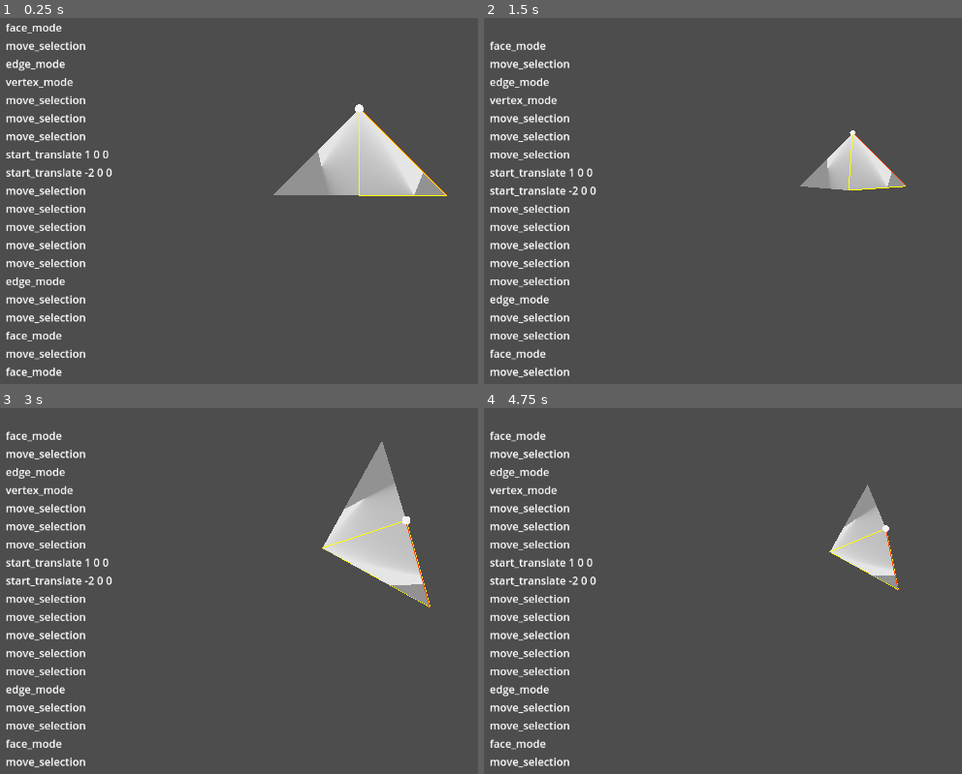
Above: before the commit, frames 1-4 (two rows, left to right).
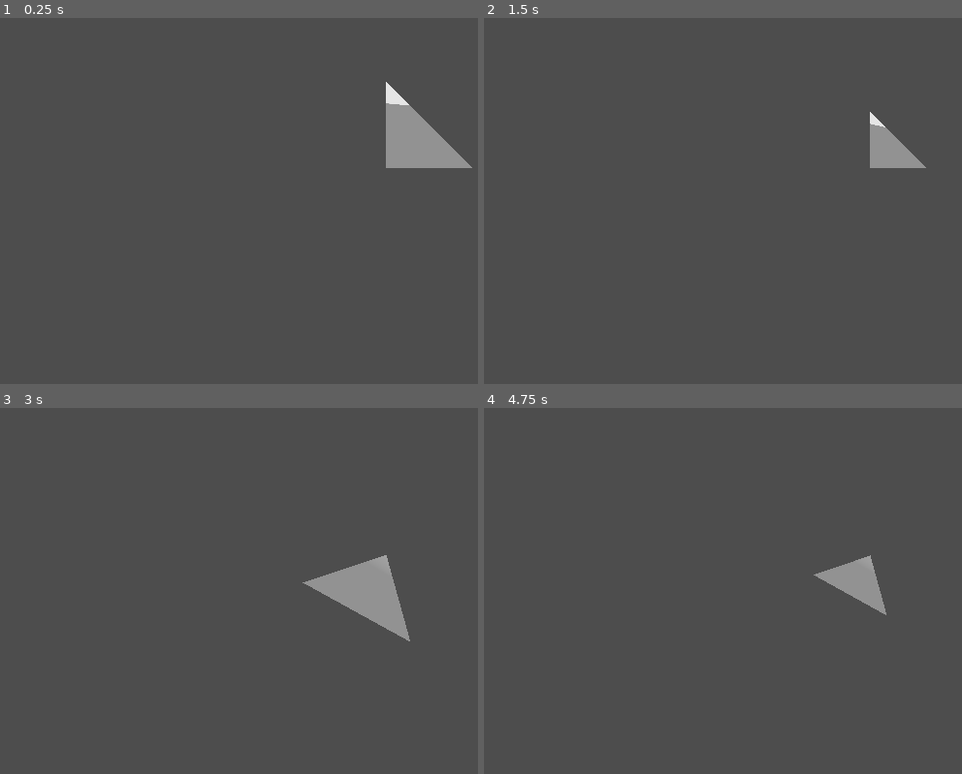
Above: after the commit, the same moments.

Repository: Y-o-p/gizmo
Game: Godot game, scene res://scenes/main.tscn
Same seed, same stepped clock (60 frames per second), same inputs: the game is played once before the commit and once after it.
Inputs (mouse positions are in pixels of both pictures, inside the frame that each line leads up to):
- Up to frame 1 (0.25 s): no input
- Up to frame 2 (1.5 s): tap Enter at 0.5 s; move the mouse to (outside the picture) at 0.52 s; click (outside the picture) at 0.6 s; tap Space (swap_projection) at 1.25 s; move the mouse to (713, 190) at 1.27 s; tap P (pop_command_stack) at 1.35 s
- Up to frame 3 (3 s): click (229, 580) at 1.55 s; tap Enter at 2 s; move the mouse to (463, 462) at 2.02 s; hold Middle mouse button (rotate_mode) 2.03-2.78 s; click (463, 462) at 2.3 s; tap Space (swap_projection) at 2.75 s; move the mouse to (377, 565) at 2.77 s; click (377, 565) at 2.85 s
- Up to frame 4 (4.75 s): tap Enter at 3.5 s; move the mouse to (outside the picture) at 3.52 s; hold Space (swap_projection) 3.53-4.28 s; click (outside the picture) at 3.8 s; move the mouse to (636, 492) at 4.27 s; tap Mouse wheel up (zoom_in) at 4.35 s; click (636, 492) at 4.55 s

The runs differ from the first frame. In frame 1, 10% of the frame differs, in the area x 1-99%, y 1-99%; in frame 2, 6.2%; in frame 3, 10%, in the area x 1-91%, y 6-99%; in frame 4, 6.5%.

Commit message:
[#5] Added the split command (s).

Diff:
--- a/gizmo/project.godot
+++ b/gizmo/project.godot
@@ -77,7 +77,7 @@
 "events": [Object(InputEventKey,"resource_local_to_scene":false,"resource_name":"","device":-1,"window_id":0,"alt_press …(192 unchanged characters)…
 ]
 }
-start_translate={
+translate={
 "deadzone": 0.2,
 "events": [Object(InputEventKey,"resource_local_to_scene":false,"resource_name":"","device":0,"window_id":0,"alt_presse …(189 unchanged characters)…
 ]
@@ -107,3 +107,8 @@
 "events": [Object(InputEventKey,"resource_local_to_scene":false,"resource_name":"","device":-1,"window_id":0,"alt_press …(192 unchanged characters)…
 ]
 }
+split={
+"deadzone": 0.2,
+"events": [Object(InputEventKey,"resource_local_to_scene":false,"resource_name":"","device":-1,"window_id":0,"alt_pressed":false,"shift_pressed":false,"ctrl_pressed":false,"meta_pressed":false,"pressed":false,"keycode":83,"physical_keycode":0,"key_label":0,"unicode":115,"location":0,"echo":false,"script":null)
+]
+}
--- a/gizmo/resources/cube.tres
+++ b/gizmo/resources/cube.tres
@@ -4,4 +4,3 @@
 
 [resource]
 script = ExtResource("1_smso4")
-commands = PackedStringArray("face_mode", "move_selection", "edge_mode", "vertex_mode", "move_selection", "move_selection", "move_selection", "start_translate 1 0 0", "start_translate -2 0 0", "move_selection", "move_selection", "move_selection", "move_selection", "move_selection", "edge_mode", "move_selection", "move_selection", "face_mode", "move_selection", "face_mode")
--- a/gizmo/scripts/command.gd
+++ b/gizmo/scripts/command.gd
@@ -36,8 +36,7 @@
 func move_selection():
 	selection.move_selection()
 
-func start_translate():
-	print("STARTED TRANSLATE")
+func translate():
 	return func(parameters: String):
 		var tokens: PackedStringArray = parameters.split(" ")
 		if tokens.size() < 3:
@@ -46,18 +45,79 @@
 		if not (tokens[0].is_valid_float() and tokens[1].is_valid_float() and tokens[2].is_valid_float()):
 			return
 
-		translate(Vector3(tokens[0].to_float(), tokens[1].to_float(), tokens[2].to_float()))
+		_translate(Vector3(tokens[0].to_float(), tokens[1].to_float(), tokens[2].to_float()))
+
+func split():
+	return func(parameters: String):
+		if not parameters.is_valid_float():
+			return
+
+		_split(parameters.to_float())
+
 
 ################################################################################
 
-func translate(delta: Vector3):
+func _split(amount: float):
+	if amount < 0.0 or amount > 1.0:
+		return
+
+	# Delete the old faces
+	for indices in [selection.get_selected_face_vertices(), selection.get_connected_face_vertices()]:
+		var face_index = selection.model.find_face(indices)
+		if face_index == -1:
+			return
+
+		for i in range(3):
+			selection.model.indices.remove_at(face_index)
+
+	# Get the first vertex and second vertex
+	var first_vertex = selection.get_selected_vertex()
+	var edge_vertices = selection.get_selected_edge_vertices()
+	edge_vertices.erase(first_vertex)
+	var second_vertex = edge_vertices[0]
+
+	# Calculate the new vertex and add it
+	var new_vertex = amount * selection.model.tool.get_vertex(first_vertex) + (1.0 - amount) * selection.model.tool.get_vertex(second_vertex)
+	selection.model.vertices.append(new_vertex)
+	var new_vertex_idx = selection.model.vertices.size() - 1
+
+	# Get the starting vertex of the quad
+	var selected_face_vertices = selection.get_selected_face_vertices()
+	selected_face_vertices.erase(first_vertex)
+	selected_face_vertices.erase(second_vertex)
+	var a = selected_face_vertices[0]
+
+	# Get the second to last vertex of the quad
+	var connected_face_vertices = selection.get_connected_face_vertices()
+	connected_face_vertices.erase(first_vertex)
+	connected_face_vertices.erase(second_vertex)
+	var c = connected_face_vertices[0]
+
+	# Create the quad
+	selected_face_vertices = selection.get_selected_face_vertices()
+	var start = selected_face_vertices.find(a)
+	var quad: PackedInt32Array = _wrapping_slice(selection.get_selected_face_vertices(), start, start + 3)
+	quad.insert(2, c)
+
+	# Create 4 new faces
+	var new_faces := PackedInt32Array()
+	for edge_start in range(4):
+		new_faces.append(new_vertex_idx)
+		new_faces.append_array(_wrapping_slice(quad, edge_start, edge_start + 2))
+
+	# Add the new faces and rebuild
+
+	selection.model.indices.append_array(new_faces)
+	selection.model.rebuild_surface_from_arrays()
+
+func _translate(delta: Vector3):
 	for vertex in selection.get_selected_vertices():
 		selection.model.tool.set_vertex(
 			vertex,
 			selection.model.tool.get_vertex(vertex) + delta
 		)
 
-	selection.model.refresh()
+	selection.model.rebuild_surface_from_tool()
 
 func pop():
 	stack.commands.remove_at(stack.commands.size() - 1)
@@ -88,7 +148,6 @@
 func _unhandled_input(event: InputEvent) -> void:
 	if event.is_action_pressed("save"):
 		ResourceSaver.save(stack)
-		print(stack.commands)
 		return
 	elif event.is_action_pressed("pop_command_stack"):
 		pop()
@@ -115,3 +174,10 @@
 	else:
 		command_completed.emit(callable.get_method())
 		stack.commands.append(callable.get_method())
+
+func _wrapping_slice(array: Variant, start: int, end: int):
+	var new_array = []
+	for offset in range(abs(end - start)):
+		new_array.append(array[(start + offset) % array.size()])
+
+	return new_array
--- a/gizmo/scripts/model.gd
+++ b/gizmo/scripts/model.gd
@@ -50,11 +50,22 @@
 	surface_mesh_tool.commit(mesh)
 	geometry_added.emit()
 
+func rebuild_surface_from_arrays():
+	mesh.clear_surfaces()
+	mesh.add_surface_from_arrays(Mesh.PRIMITIVE_TRIANGLES, surface_array)
+	generate_normals()
+	tool.clear()
+	tool.create_from_surface(mesh, 0)
+
 func rebuild_surface_from_tool():
 	mesh.clear_surfaces()
 	tool.commit_to_surface(mesh)
+	generate_normals()
 
-## Deletes the current surface, rebuilds it from the tool, and regens normals
-func refresh():
-	rebuild_surface_from_tool()
-	generate_normals()
+func find_face(search: PackedInt32Array):
+	for i in range(0, indices.size(), 3):
+		var face = indices.slice(i, i + 3)
+		if face == search:
+			return i
+
+	return -1
--- a/gizmo/scripts/selection.gd
+++ b/gizmo/scripts/selection.gd
@@ -50,19 +50,31 @@
 func get_selected_vertex():
 	return get_selected_face_vertices()[(edge + vertex) % 3]
 
+func get_connected_face():
+	var edge_idx = model.tool.get_face_edge(face, edge)
+	var edge_faces = model.tool.get_edge_faces(edge_idx)
+	edge_faces.erase(face)
+	return edge_faces[0]
+
+func get_connected_face_vertices():
+	var connected_face = get_connected_face()
+	return [
+		model.tool.get_face_vertex(connected_face, 0),
+		model.tool.get_face_vertex(connected_face, 1),
+		model.tool.get_face_vertex(connected_face, 2),
+	]
+
 func move_selection():
 	match mode:
 		Mode.FACE:
-			var edge_idx = model.tool.get_face_edge(face, edge)
-			var edge_faces = model.tool.get_edge_faces(edge_idx)
-			edge_faces.erase(face)
+			var connected_face = get_connected_face()
 			var new_face_edge_indices = [
-				model.tool.get_face_edge(edge_faces[0], 0),
-				model.tool.get_face_edge(edge_faces[0], 1),
-				model.tool.get_face_edge(edge_faces[0], 2),
+				model.tool.get_face_edge(connected_face, 0),
+				model.tool.get_face_edge(connected_face, 1),
+				model.tool.get_face_edge(connected_face, 2),
 			]
-			edge = new_face_edge_indices.find(edge_idx)
-			face = edge_faces[0]
+			edge = new_face_edge_indices.find(model.tool.get_face_edge(face, edge))
+			face = connected_face
 			_emit_face_vertices()
 			_emit_edge_vertices()
 			_emit_vertex()
